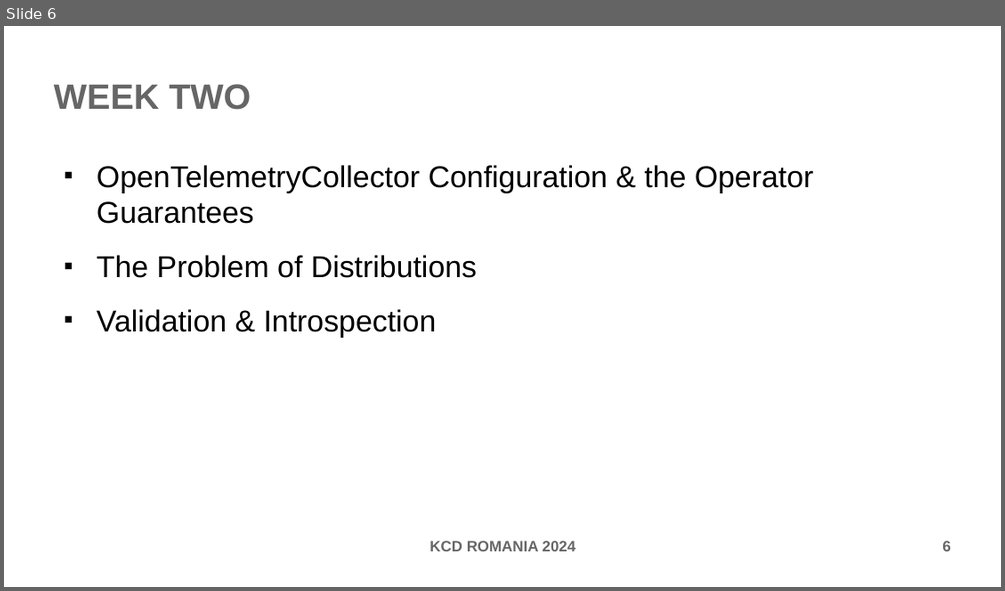
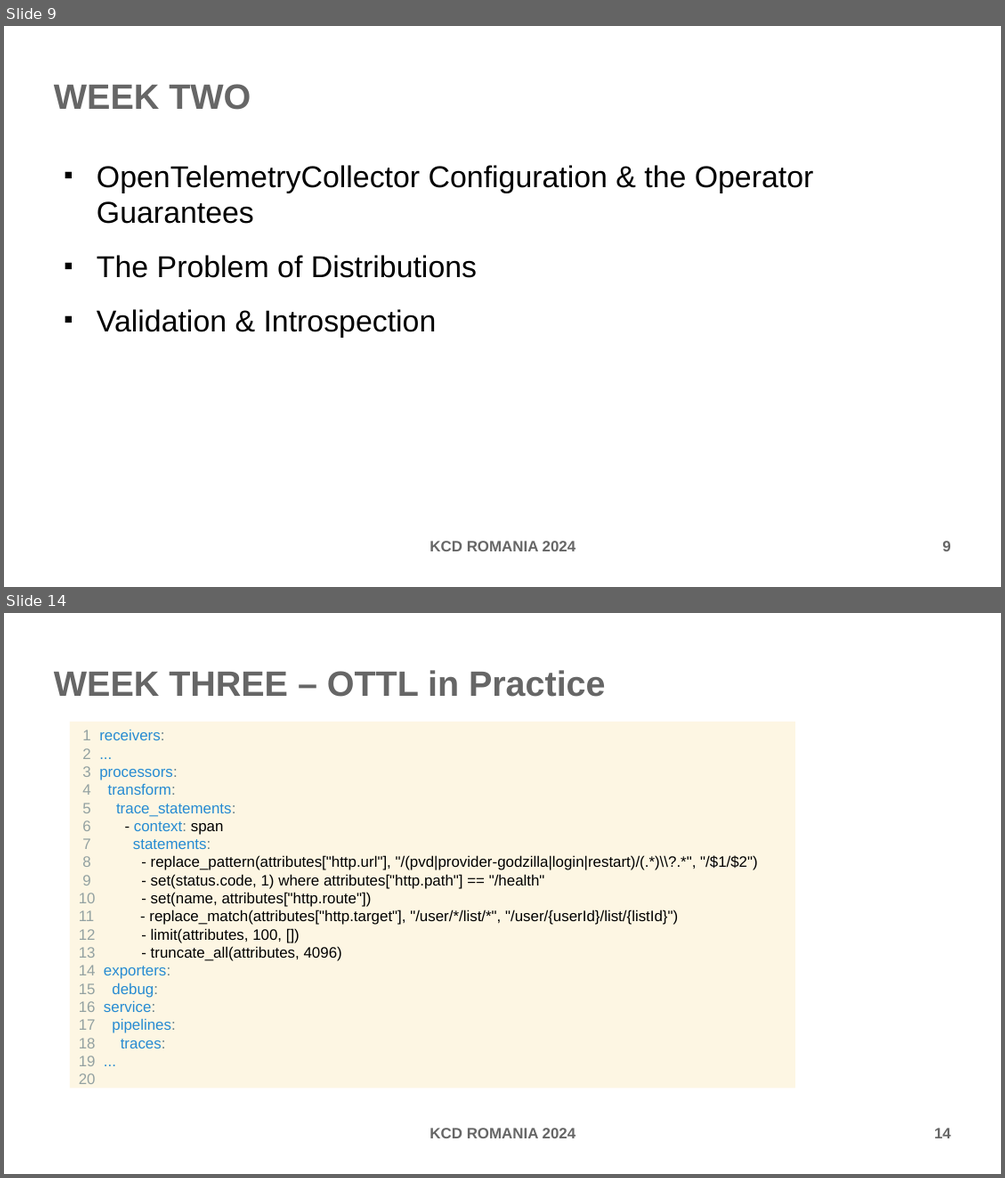
Before and after one commit to forestsword/ditd-presentation, a slide deck: ditd-presentation.odp. Shown one above the other, each under a label of ours: slide 6 before the commit, slides 9 and 14 after it; the slides between them are not shown. The pictures are 1005x591 and 1005x1178 pixels, drawn with LibreOffice and Linux fonts; fonts in the diff are those of the drawing. Boxes give left, top, right and bottom in pixels: in the first picture for what was removed or moved away, otherwise in the second. Text is boxed around its words. In the diff, an @@ line names an element or a change of style, - is before the commit and + after.

```diff
--- a/ditd-presentation.odp
+++ b/ditd-presentation.odp
@@ slide 14 added at <box>4,613,1001,1174</box>, background #FFFFFF @@
@@ title added at <box>54,670,606,697</box>, 28 pt, text #666666, bold @@
+WEEK THREE – OTTL in Practice
@@ rectangle added at <box>70,722,795,1088</box>, fill #FDF6E3, 12 pt, text #000000 @@
+1 receivers:
+2 ...
+3 processors:
+4 transform:
+5 trace_statements:
+6 - context: span
+7 statements:
+8 - replace_pattern(attributes["http.url"], "/(pvd|provider-godzilla|login|restart)/(.*)\\?.*", "/$1/$2")
+9 - set(status.code, 1) where attributes["http.path"] == "/health"
+10 - set(name, attributes["http.route"])
+11 - replace_match(attributes["http.target"], "/user/*/list/*", "/user/{userId}/list/{listId}")
+12 - limit(attributes, 100, [])
+13 - truncate_all(attributes, 4096)
+14 exporters:
+15 debug:
+16 service:
+17 pipelines:
+18 traces:
+19 ...
+20
@@ text added at <box>429,1127,576,1138</box>, 12 pt, text #666666, bold @@
+KCD ROMANIA 2024
@@ page number added at <box>934,1127,951,1138</box>, 12 pt, text #666666, bold @@
+14
@@ what was slide 6 is now slide 9 @@
@@ page number at <box>942,540,950,551</box>: text changed @@
-6
+9
```
Also in this commit, not shown: 5 slides changed, 7 other slides added.
